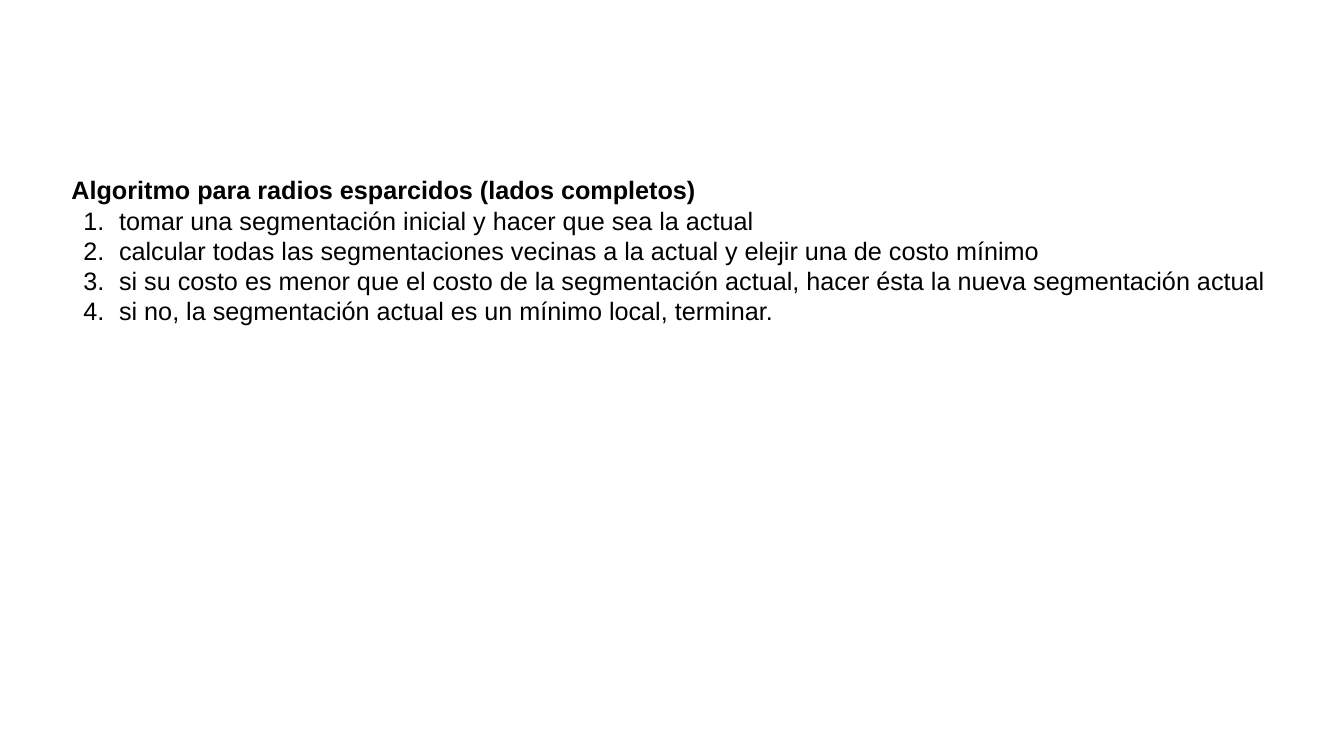
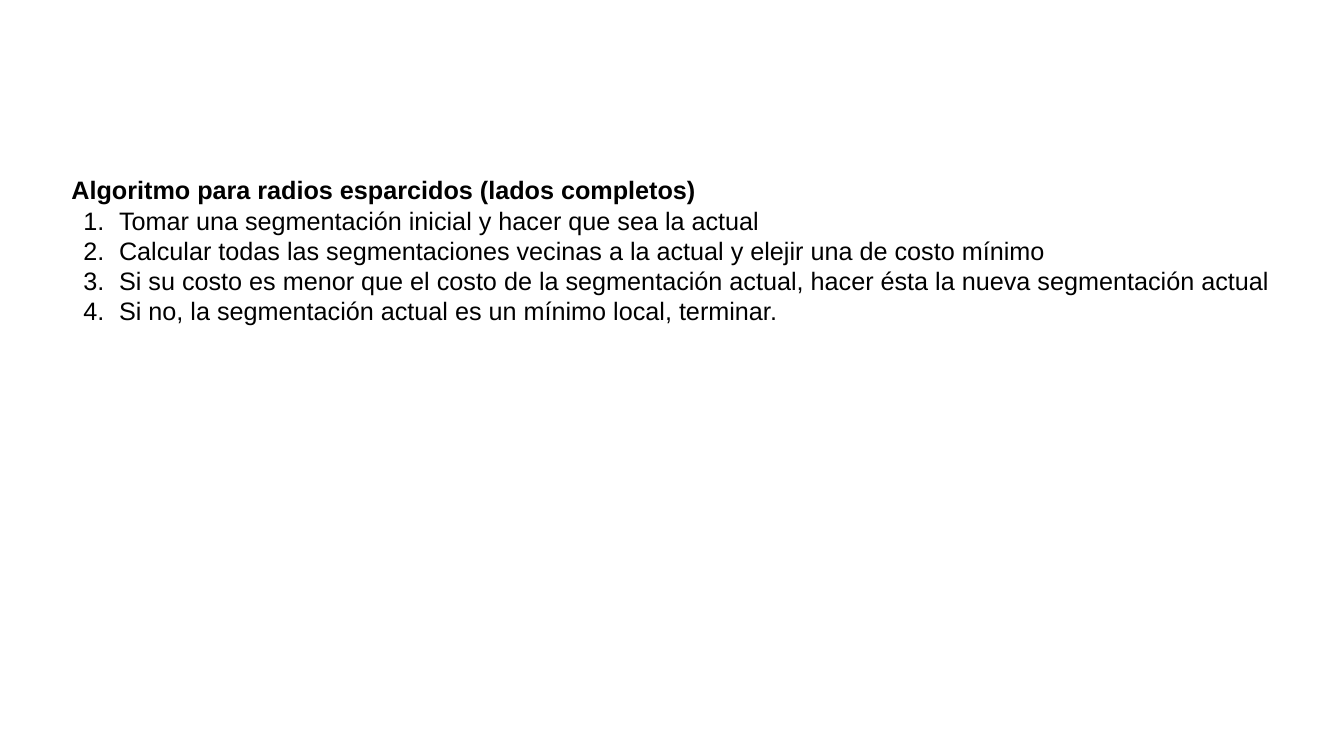
Before and after one commit to neptuso/Charlas, a slide deck: slide 21 of IDERA/segmentos.censo2022.pptx. Drawn at 1344x756 pixels with LibreOffice and Linux fonts; fonts in the diff are those of the drawing; background and template pictures are left out. Boxes give left, top, right and bottom in pixels: in the first picture for what was removed or moved away, otherwise in the second. Text is boxed around its words. In the diff, an @@ line names an element or a change of style, - is before the commit and + after.

```diff
--- a/IDERA/segmentos.censo2022.pptx
+++ b/IDERA/segmentos.censo2022.pptx
@@ text at [119,211,1268,326]: text changed @@
-1. tomar una segmentación inicial y hacer que sea la actual
-2. calcular todas las segmentaciones vecinas a la actual y elejir una de costo mínimo
-3. si su costo es menor que el costo de la segmentación actual, hacer ésta la nueva segmentación actual
-4. si no, la segmentación actual es un mínimo local, terminar.
+1. Tomar una segmentación inicial y hacer que sea la actual
+2. Calcular todas las segmentaciones vecinas a la actual y elejir una de costo mínimo
+3. Si su costo es menor que el costo de la segmentación actual, hacer ésta la nueva segmentación actual
+4. Si no, la segmentación actual es un mínimo local, terminar.
```
Also in this commit, not shown: 4 other slides changed, 6 slides added, 4 slides removed.
